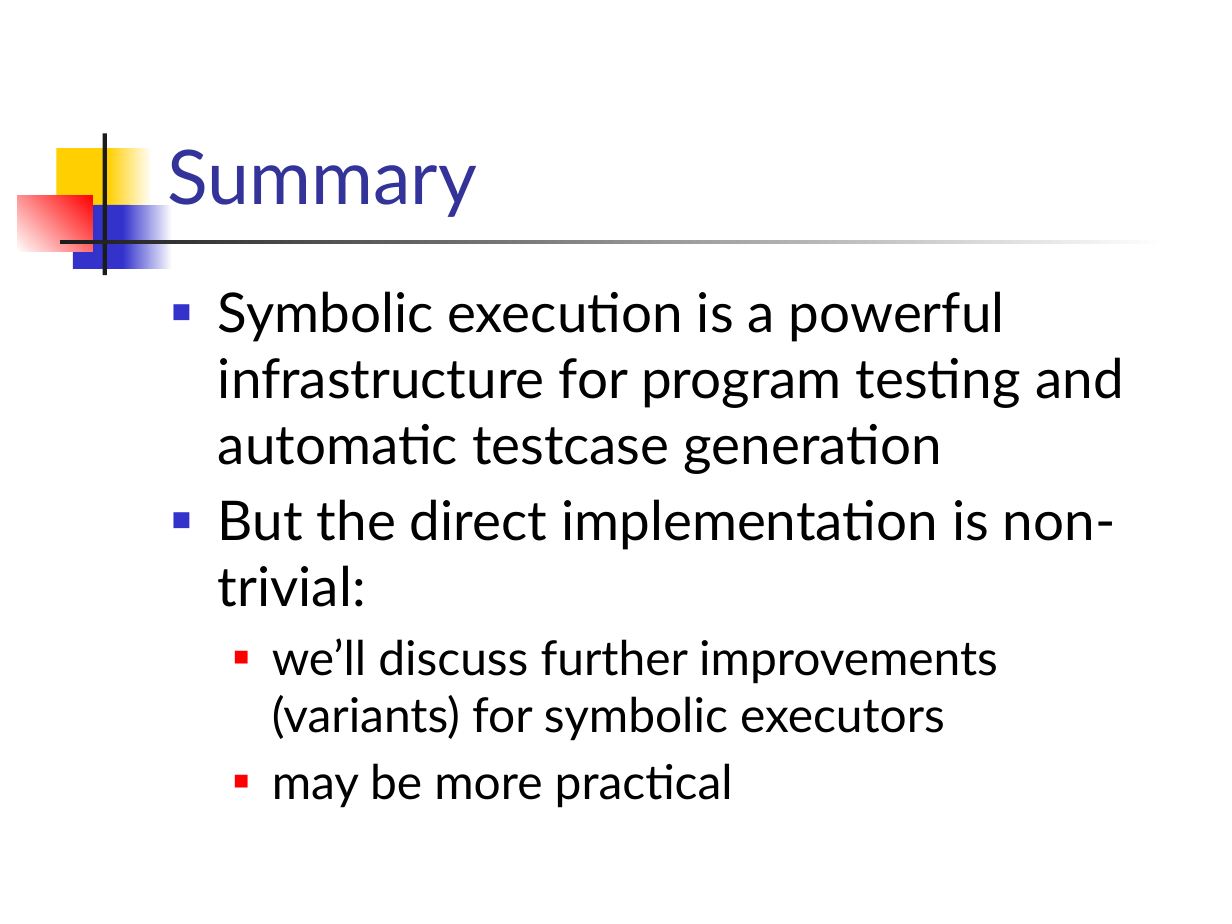
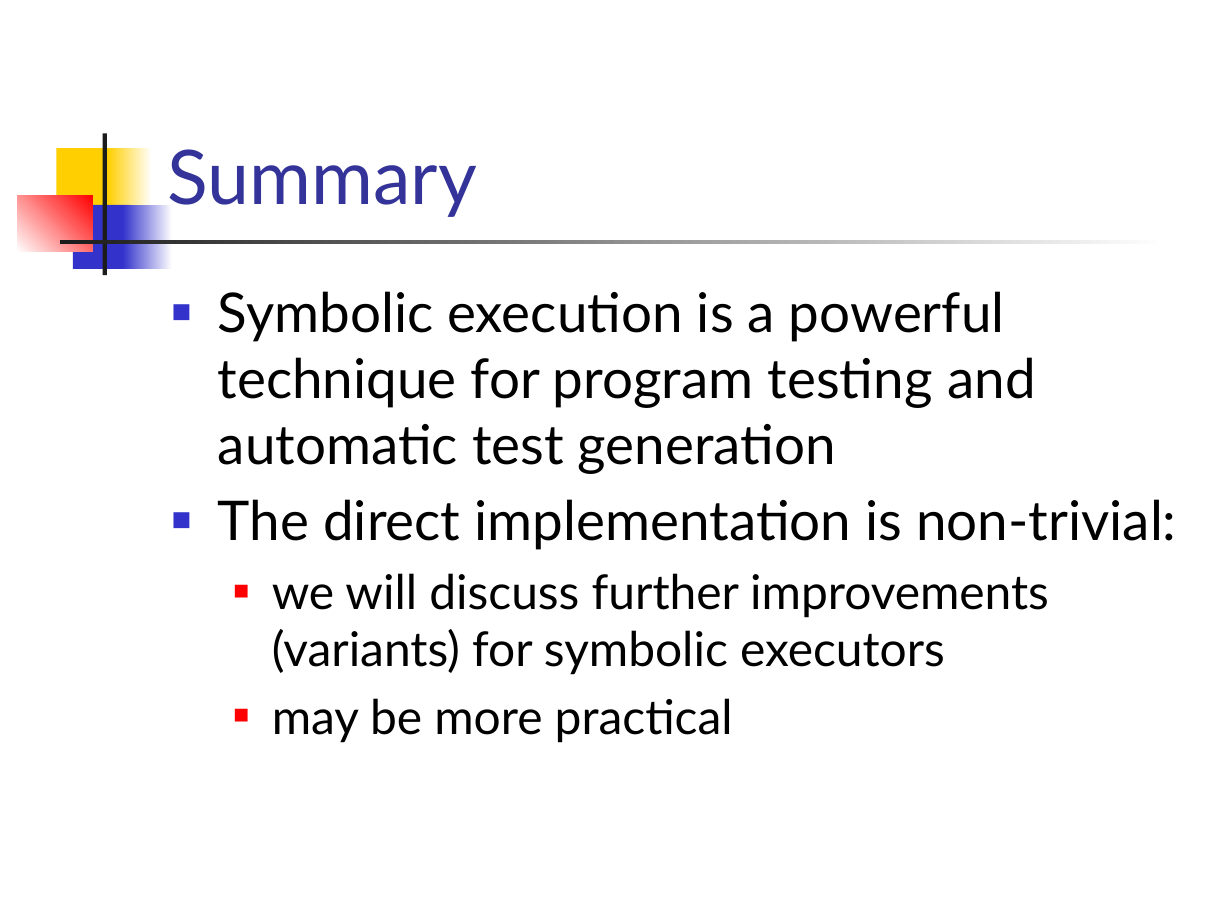
Before and after one commit to csslab-ustc/csslab-ustc.github.io, a slide deck: slide 50 of courses/theory/slides/lec17-symexec.pptx (slide 36 before the commit). Drawn at 1232x924 pixels with LibreOffice and Linux fonts; fonts in the diff are those of the drawing. Boxes give left, top, right and bottom in pixels: in the first picture for what was removed or moved away, otherwise in the second. Text is boxed around its words. In the diff, an @@ line names an element or a change of style, - is before the commit and + after.

```diff
--- a/courses/theory/slides/lec17-symexec.pptx
+++ b/courses/theory/slides/lec17-symexec.pptx
@@ text at [218,291,1176,675]: text changed @@
-■ Symbolic execution is a powerful infrastructure for program testing and automatic testcase generation
-■ But the direct implementation is non-trivial:
-  ■ we’ll discuss further improvements (variants) for symbolic executors
+■ Symbolic execution is a powerful technique for program testing and automatic test generation
+■ The direct implementation is non-trivial:
+  ■ we will discuss further improvements (variants) for symbolic executors
```
Also in this commit, not shown: 12 other slides changed, 14 slides added.
